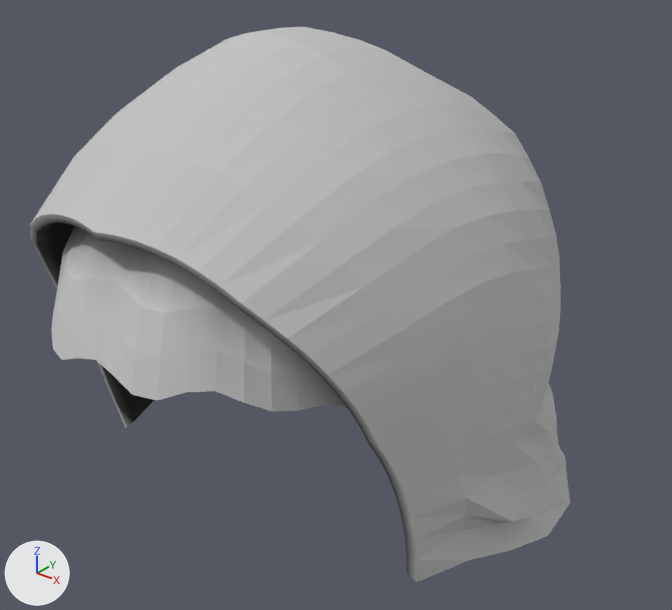
A saved change to the glTF model assets/avatar/items/hair-hood.glb.
Both versions are drawn from a 50 mm camera at (1.98, -2.38, 1.38) aimed at (0.08, 0.0, -0.1). Every picture has the same lights, and +X, +Y and +Z are marked at lower left. The older version comes first. Where no turn or scale is listed for an object, it has been applied to the vertices. Vertices at exactly the same position are counted once.

Script lines for the objects in view, before the commit:
```python
me_props = bpy.data.meshes.new('props')
me_props.from_pydata(...)  # 2510 vertices, 4966 faces; spans x -0.9..0.9, y -1.0..1.0, z -0.89..0.89
me_props.materials.append(mat_prop)
ob_props = bpy.data.objects.new('props', me_props)
ob_props.location = (0.0, 0.0, 0.0)
```
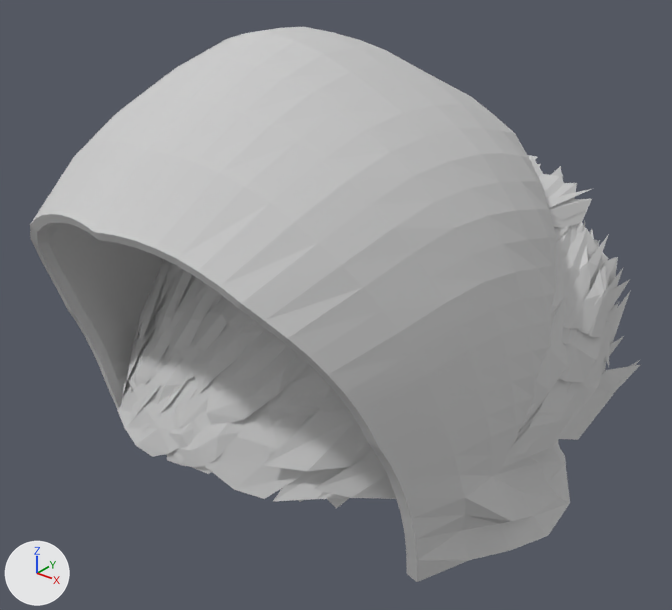
The newer file is also rescaled (x1.028), turned or shifted as a whole; pictures and numbers use the older file's frame.

What the commit changed:
Material 'knit' (mat_knit) is new.
Its base color is (0.6, 0.6, 0.6) (light grey #cbcbcb).
Its roughness is 1.0.
Material 'hair' (mat_hair) is new.
Its base color is (0.6, 0.6, 0.6) (light grey #cbcbcb).
Its roughness is 1.0.
me_props is used by ob_props; location (0.0, 0.0, 0.0).
me_props had 2510 vertices, 4966 faces and spanned x -0.9..0.9, y -1.0..1.0, z -0.89..0.89.
me_props now has 1389 vertices, 2806 faces and spans x -0.9..0.9, y -0.95..1.0, z -0.89..0.89.
me_props part 1: the loose piece of 1121 vertices spanning x -0.7..0.7, y -1.0..0.72, z -0.76..0.64 is deleted.
me_props part 2: 2798 faces spanning x -0.9..0.9, y -0.95..1.0, z -0.89..0.89 switch from mat_prop to mat_knit (light grey #cbcbcb).
Other edits to the shape of me_props do not show in these pictures.
Mesh me_cards is new.
It has 5294 vertices, 5421 faces and spans x -0.97..0.97, y -0.69..0.69, z -0.55..0.55.
It uses material mat_hair (light grey #cbcbcb).
Object 'cards' (ob_cards) is new; it shows me_cards.
Its location is (0.0, 0.027, 0.0).

Pixel boxes [x1, y1, x2, y2] of what changed, in the pictures (672 x 610 px):
'cards', added
    after: [117, 124, 641, 509]
part 1 of me_props, deleted
    before: [52, 226, 347, 411]
part 2 of me_props, edited (looks the same)
    both: [30, 27, 570, 582]
